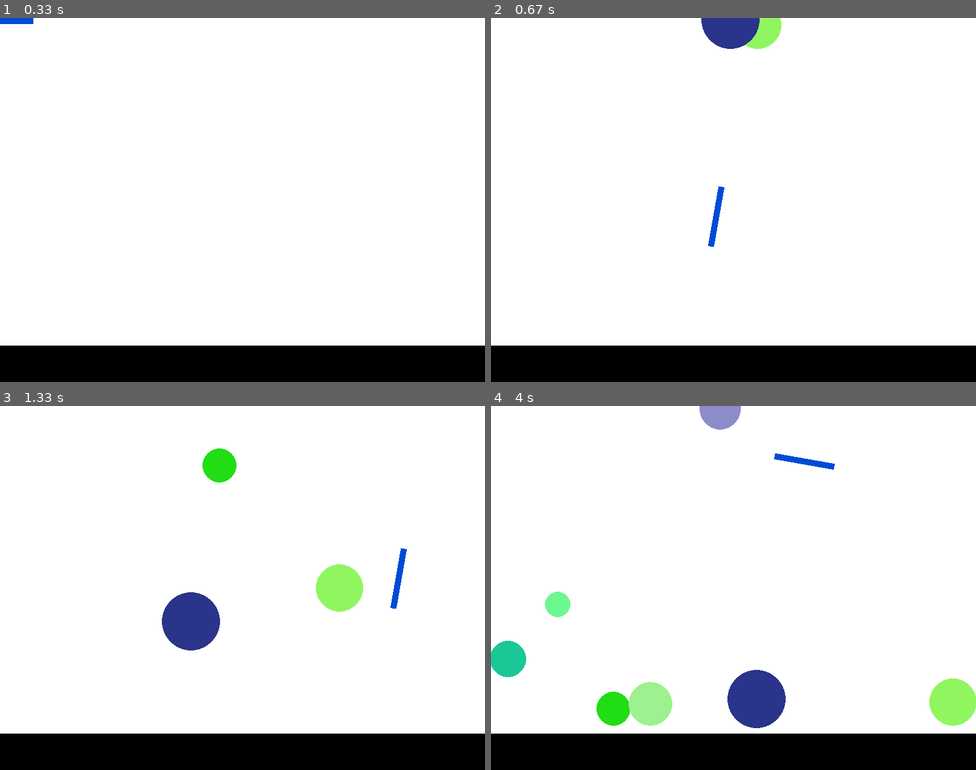
Above: before the commit, frames 1-4 (two rows, left to right).
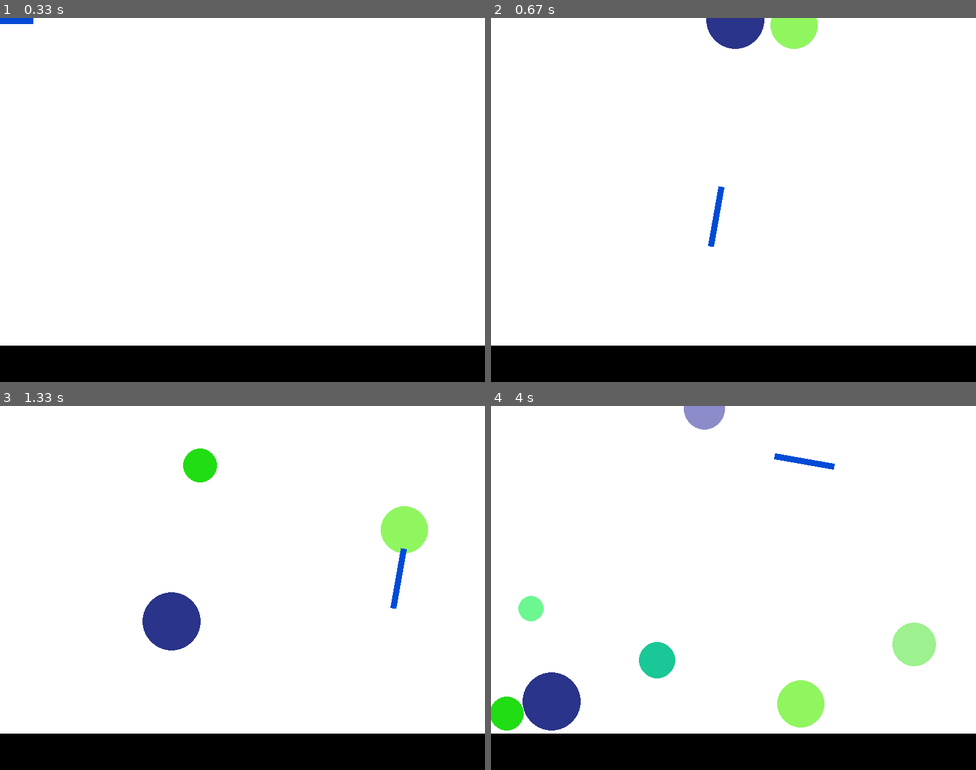
Above: after the commit, the same moments.

Repository: MichaelLesirge/intermediate-programming-class
Game: pygame game, started from ball_physics.py
The game is run twice, just before and just after one commit, with the same random seed, the same clock (stepped at 60 frames per second) and the same inputs.
Inputs (mouse positions are in pixels of both pictures, inside the frame that each line leads up to):
- Up to frame 1 (0.33 s): no input
- Up to frame 2 (0.67 s): hold Right from 0.33 s (still down); move the mouse to (714, 214) at 0.37 s
- Up to frame 3 (1.33 s): release Right at 0.8 s; hold Right 0.83-1.3 s; move the mouse to (397, 577) at 0.87 s
- Up to frame 4 (4 s): hold Left 1.33-1.87 s; move the mouse to (733, 609) at 1.37 s; hold Left 1.9-2.3 s; move the mouse to (617, 591) at 1.93 s; hold Right 2.33-2.97 s; move the mouse to (782, 668) at 2.37 s; hold Left 3-3.47 s; move the mouse to (583, 675) at 3.03 s; hold Right 3.5-3.97 s; move the mouse to (806, 460) at 3.53 s

Frame 1 is identical in both runs. In frame 2, 1.0% of the frame differs, in the area x 43-68%, y 0-9%; in frame 3, 3.9%; in frame 4, 9.7%, in the area x 0-100%, y 0-90%.

Commit message:
done for real

Diff:
--- a/ball_physics.py
+++ b/ball_physics.py
@@ -21,10 +21,12 @@
 class Ball(pygame.sprite.Sprite):
     @classmethod
     def random_shape(cls):
-        # location = (random.randint(0, SCREEN_WIDTH), 0)
+        x_range = 50
+        x_velocity_range = 10
+
         center_x = SCREEN_WIDTH // 2
-        location = (random.randint(center_x - 10, center_x + 10), 0)
-        velocity = (random.randint(-5, 5), 0)
+        location = (random.randint(center_x - x_range, center_x + x_range), 0)
+        velocity = (random.randint(-x_velocity_range*100, x_velocity_range*100)/100, 0)
         size = random.randint(20, 50)
         return cls(size, location, velocity)
 
